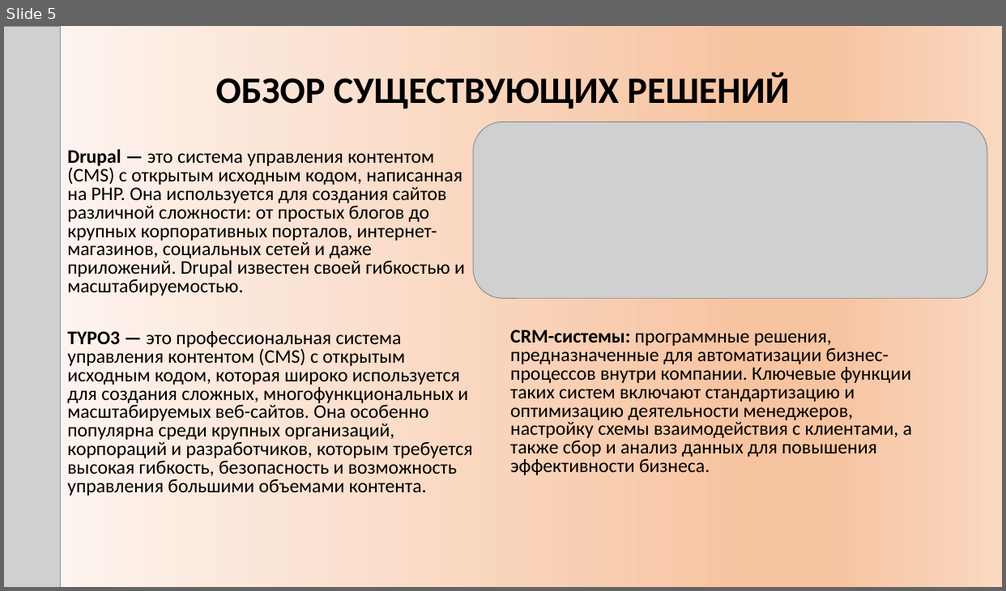
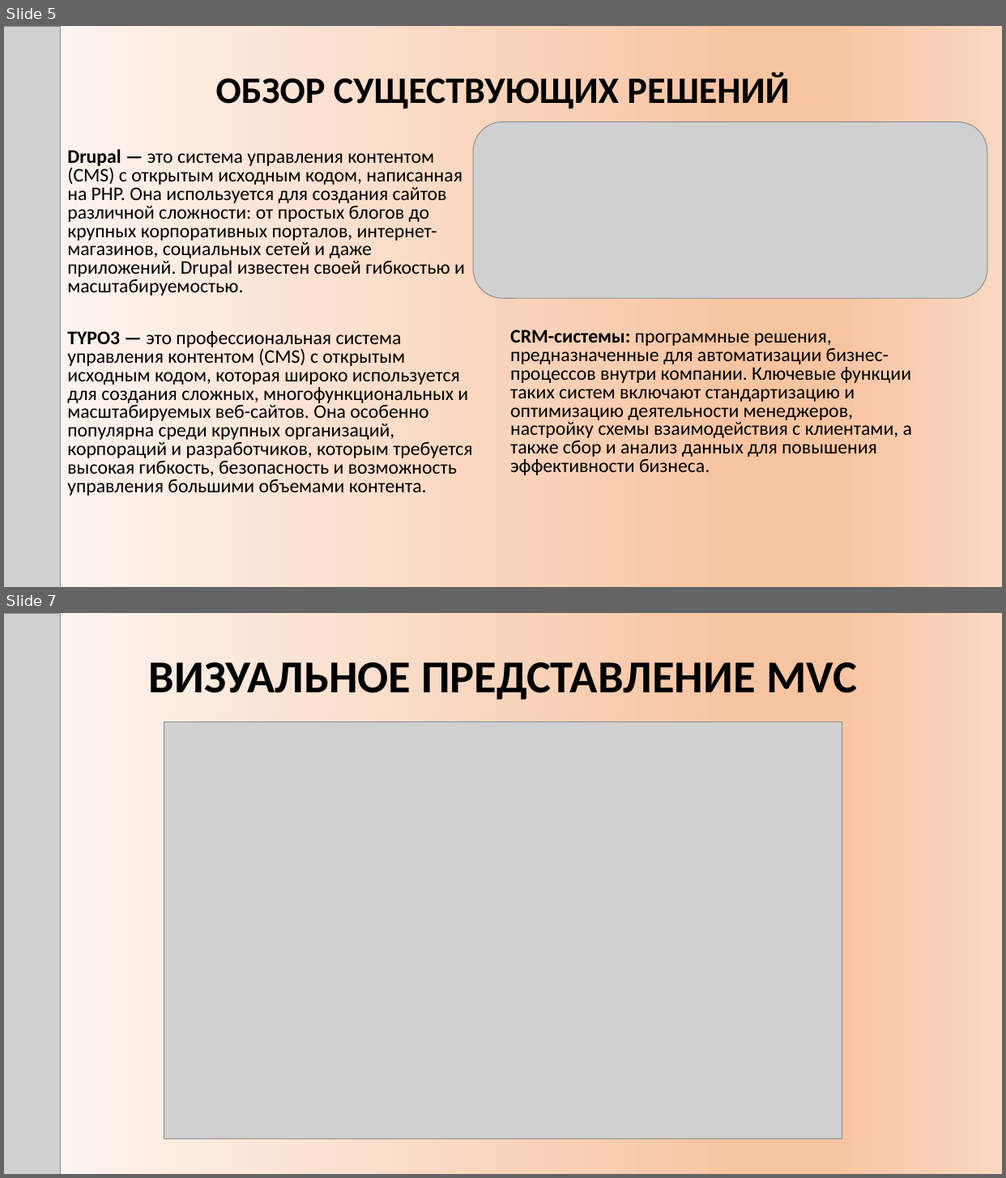
Before and after one commit to DaniilTropin11/IB-Company, a slide deck: Презентация ВКР ВО.pptx. Shown one above the other, each under a label of ours: slide 5 before the commit, slides 5 and 7 after it; the slides between them are not shown. The pictures are 1006x591 and 1006x1178 pixels, drawn with LibreOffice and Linux fonts; fonts in the diff are those of the drawing; grey boxes stand for pictures. Boxes give left, top, right and bottom in pixels: in the first picture for what was removed or moved away, otherwise in the second. Text is boxed around its words. In the diff, an @@ line names an element or a change of style, - is before the commit and + after.

```diff
--- a/Презентация ВКР ВО.pptx
+++ b/Презентация ВКР ВО.pptx
@@ slide 7 added at (4, 613, 1002, 1174), background gradient #FEF8F5 to #F7C5A2 to #FAD8C1 @@
@@ picture added at (4, 613, 60, 1174) @@
@@ title added at (149, 662, 857, 700), 44 pt, text #000000, bold @@
+ВИЗУАЛЬНОЕ ПРЕДСТАВЛЕНИЕ MVC
@@ picture added at (164, 722, 842, 1139) @@
```
Also in this commit, not shown: 2 slides changed, 3 other slides added.
